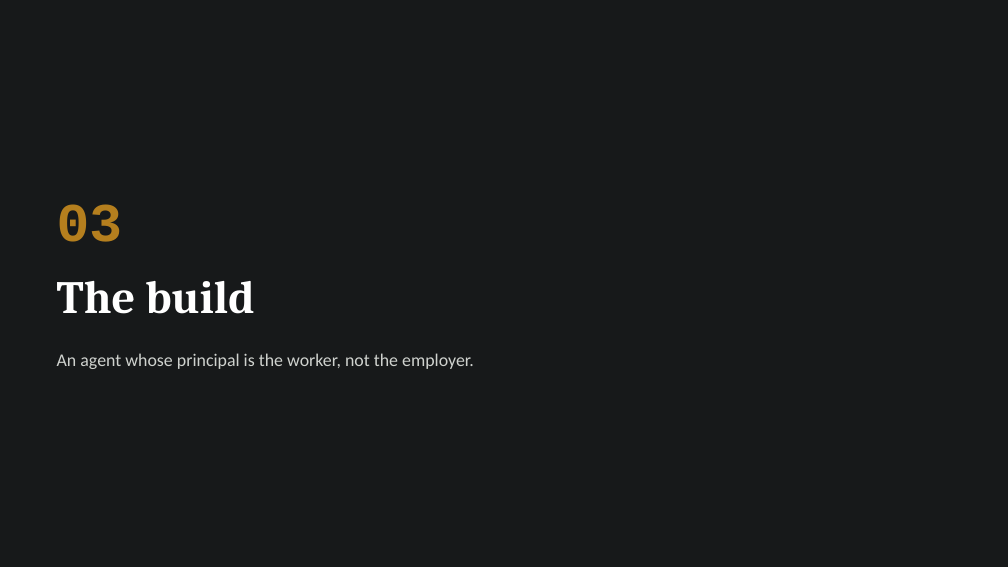
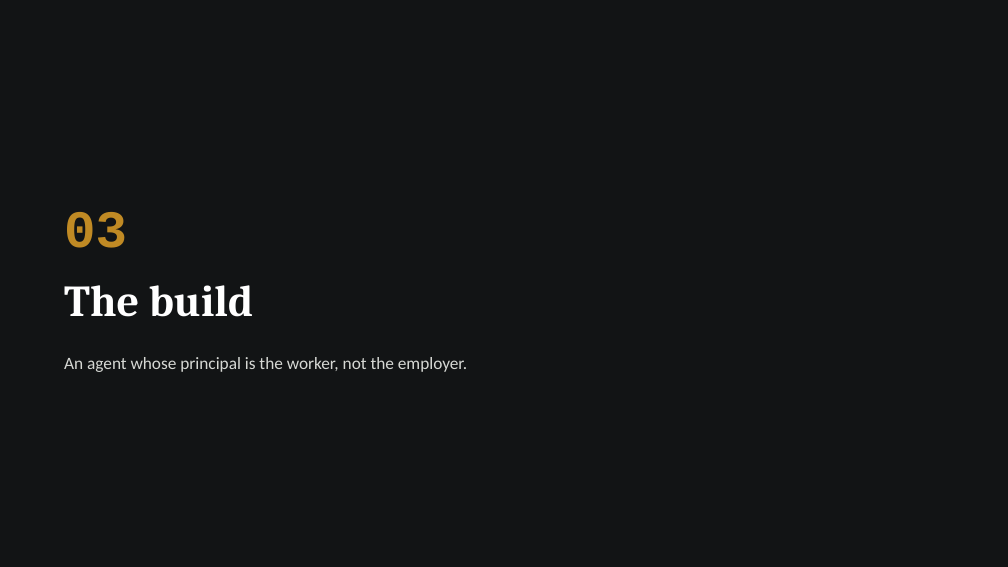
Before and after one commit to parthsevak2/curb-cut, a slide deck: slide 11 of submission/Curb-Cut.pptx (slide 8 before the commit). Drawn at 1008x567 pixels with LibreOffice and Linux fonts; fonts in the diff are those of the drawing. Boxes give left, top, right and bottom in pixels: in the first picture for what was removed or moved away, otherwise in the second. Text is boxed around its words. In the diff, an @@ line names an element or a change of style, - is before the commit and + after.

```diff
--- a/submission/Curb-Cut.pptx
+++ b/submission/Curb-Cut.pptx
@@ background #17191A to #121415 @@
@@ text "03": place and size @@
-text "03" at box(57, 204, 122, 242)
+text "03" at box(64, 212, 127, 248)
@@ text "03" at box(64, 212, 127, 248): size 52 to 50 pt, text colour #B57F1E to #C08A24 @@
@@ text "The build": place and size @@
-text "The build" at box(57, 281, 254, 314)
+text "The build" at box(64, 285, 253, 317)
@@ text "The build" at box(64, 285, 253, 317): size 44 to 42 pt @@
@@ text "An agent whose principal is ...": place and size @@
-text "An agent whose principal is ..." at box(57, 353, 474, 369)
+text "An agent whose principal is ..." at box(64, 357, 467, 372)
@@ text "An agent whose principal is ..." at box(64, 357, 467, 372): size 17 to 16.5 pt, text colour #CFD2CE to #D6D8D4 @@
```
Also in this commit, not shown: 11 other slides changed, 7 slides added, 5 slides removed, 1 other file.
